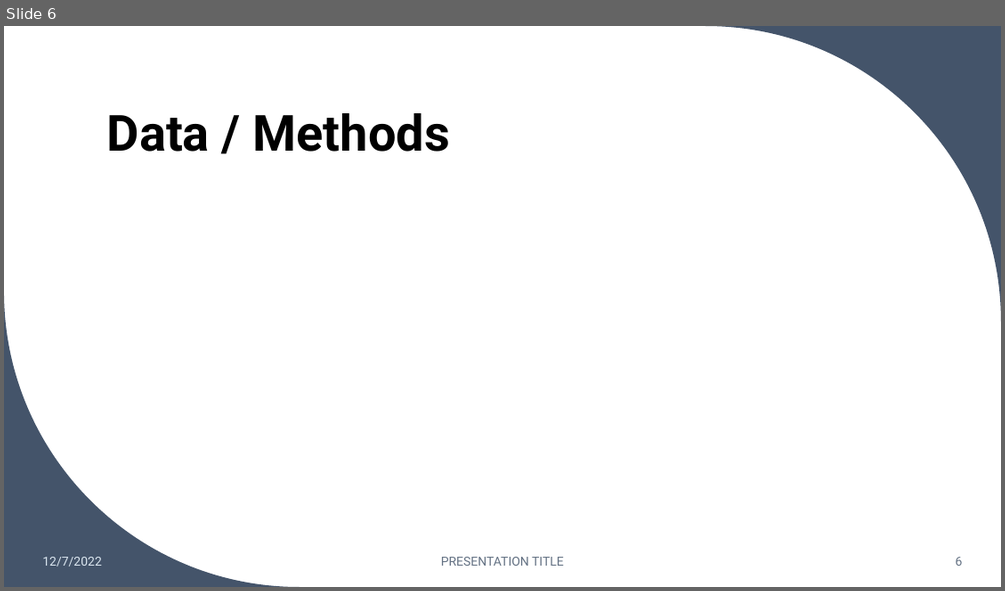
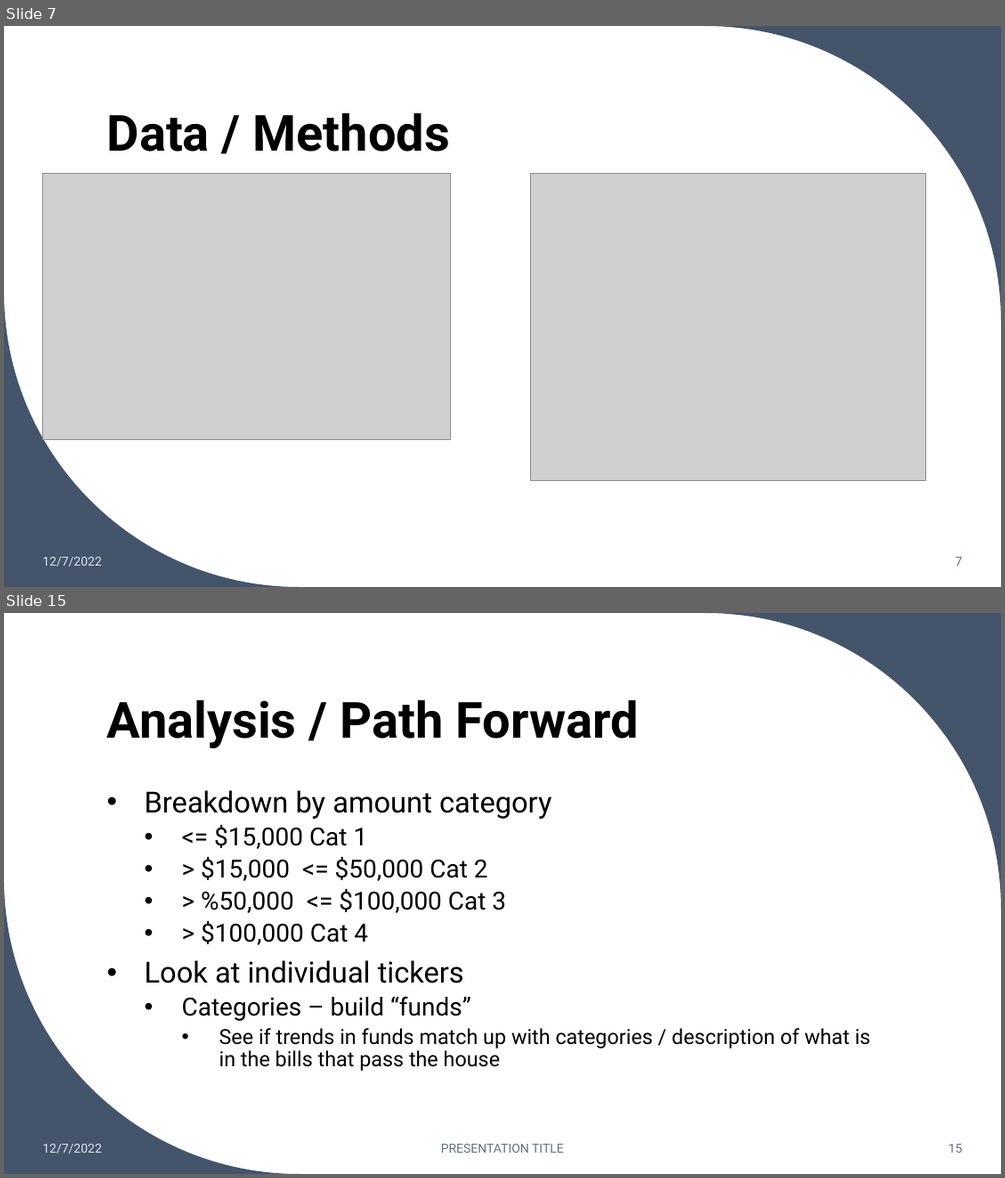
Before and after one commit to ccabes15/Congression_Trading, a slide deck: Presentation/Stock_Trading_Cabrey.pptx. Shown one above the other, each under a label of ours: slide 6 before the commit, slides 7 and 15 after it; the slides between them are not shown. The pictures are 1005x591 and 1005x1178 pixels, drawn with LibreOffice and Linux fonts; fonts in the diff are those of the drawing; grey boxes stand for pictures. Boxes give left, top, right and bottom in pixels: in the first picture for what was removed or moved away, otherwise in the second. Text is boxed around its words. In the diff, an @@ line names an element or a change of style, - is before the commit and + after.

```diff
--- a/Presentation/Stock_Trading_Cabrey.pptx
+++ b/Presentation/Stock_Trading_Cabrey.pptx
@@ slide 15 added at [4, 613, 1001, 1174], background #FFFFFF; not listed: 2 template elements that a slide beside it also shows @@
@@ title added at [107, 700, 639, 748], 48 pt, text #000000, bold @@
+Analysis / Path Forward
@@ text added at [145, 790, 871, 1070], 24 pt, text #000000 @@
+• Breakdown by amount category
+  • <= $15,000 Cat 1
+  • > $15,000 <= $50,000 Cat 2
+  • > %50,000 <= $100,000 Cat 3
+  • > $100,000 Cat 4
+• Look at individual tickers
+  • Categories – build “funds”
+    • See if trends in funds match up with categories / description of what is in the bills that pass the house
@@ text added at [42, 1143, 102, 1153], 12 pt, text #DAE5EF @@
+12/7/2022
@@ text added at [441, 1143, 564, 1152], 12 pt, text #637183 @@
+PRESENTATION TITLE
@@ page number added at [948, 1143, 963, 1152], 12 pt, text #637183 @@
+15
@@ what was slide 6 is now slide 7 @@
@@ slide 7 changed as well @@
@@ picture added at [43, 174, 451, 439] @@
@@ picture added at [531, 174, 925, 481] @@
@@ text removed at [441, 556, 564, 565] @@
-PRESENTATION TITLE
@@ page number at [955, 556, 963, 565]: text changed @@
-6
+7
```
Also in this commit, not shown: 4 other slides changed, 11 other slides added, 6 other files.
